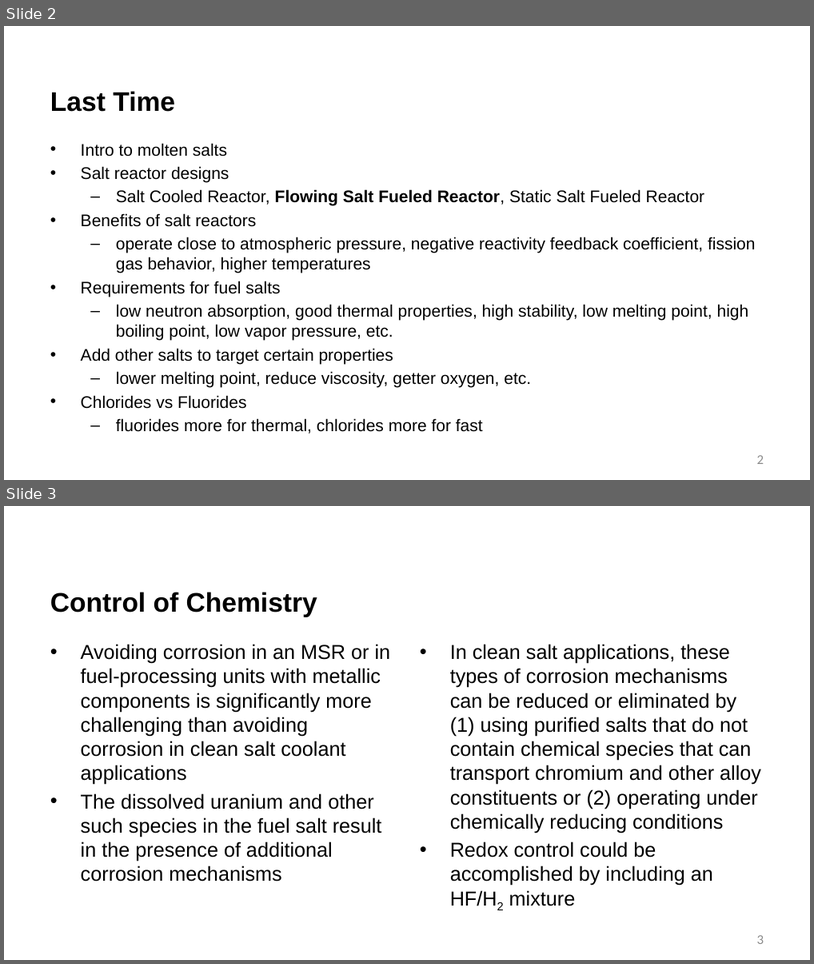
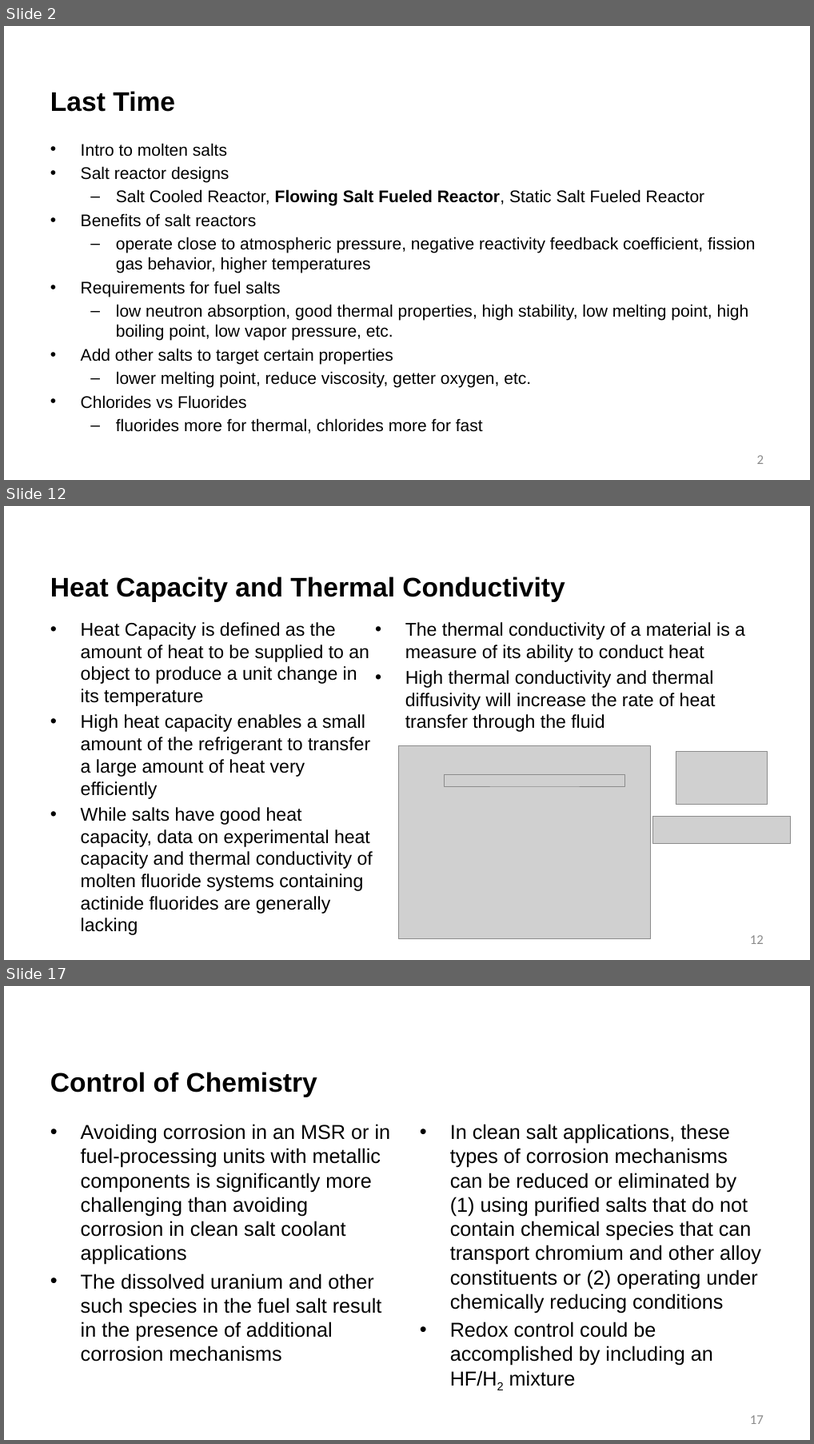
Before and after one commit to benbeeler/TEACHING, a slide deck: Advanced Reactor Materials/Fall2026/Lec14_MoltenSalts.pptx. Shown one above the other, each under a label of ours: slides 2 and 3 before the commit, slides 2, 12 and 17 after it; the slides between them are not shown. The pictures are 814x964 and 814x1444 pixels, drawn with LibreOffice and Linux fonts; fonts in the diff are those of the drawing; grey boxes stand for pictures; background and template pictures are left out. Boxes give left, top, right and bottom in pixels: in the first picture for what was removed or moved away, otherwise in the second. Text is boxed around its words. In the diff, an @@ line names an element or a change of style, - is before the commit and + after.

```diff
--- a/Advanced Reactor Materials/Fall2026/Lec14_MoltenSalts.pptx
+++ b/Advanced Reactor Materials/Fall2026/Lec14_MoltenSalts.pptx
@@ slide 12 added at (x1=4, y1=506, x2=810, y2=960), background #FFFFFF @@
@@ title added at (x1=50, y1=576, x2=565, y2=602), 32 pt, text #000000, bold @@
+Heat Capacity and Thermal Conductivity
@@ text added at (x1=81, y1=622, x2=373, y2=913), 22 pt, text #000000 @@
+• Heat Capacity is defined as the amount of heat to be supplied to an object to produce a unit change in its temperature
+• High heat capacity enables a small amount of the refrigerant to transfer a large amount of heat very efficiently
+• While salts have good heat capacity, data on experimental heat capacity and thermal conductivity of molten fluoride systems containing actinide fluorides are generally lacking
@@ text added at (x1=406, y1=622, x2=746, y2=732), 22 pt, text #000000 @@
+• The thermal conductivity of a material is a measure of its ability to conduct heat
+• High thermal conductivity and thermal diffusivity will increase the rate of heat transfer through the fluid
@@ picture added at (x1=399, y1=746, x2=650, y2=939) @@
@@ picture added at (x1=676, y1=751, x2=767, y2=804) @@
@@ picture added at (x1=445, y1=774, x2=626, y2=786) @@
@@ picture added at (x1=653, y1=816, x2=791, y2=843) @@
@@ page number added at (x1=750, y1=935, x2=764, y2=944), 16 pt, text #8C8C8C @@
+12
@@ what was slide 3 is now slide 17 @@
@@ page number at (x1=750, y1=1415, x2=764, y2=1424): text changed @@
-3
+17
```
Also in this commit, not shown: 13 other slides added, 13 other files.
